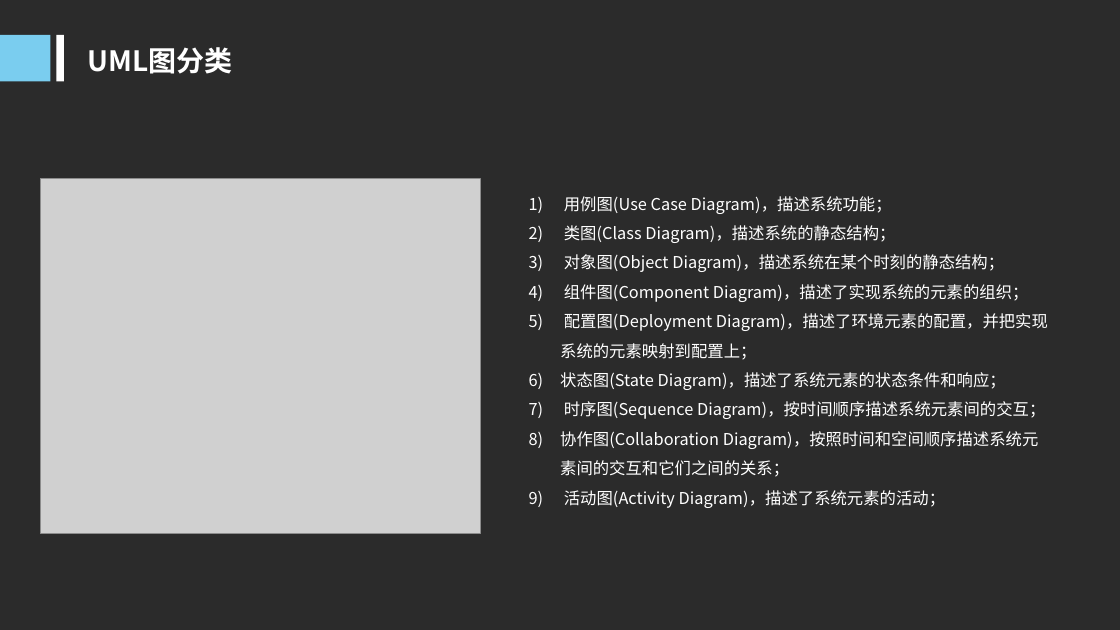
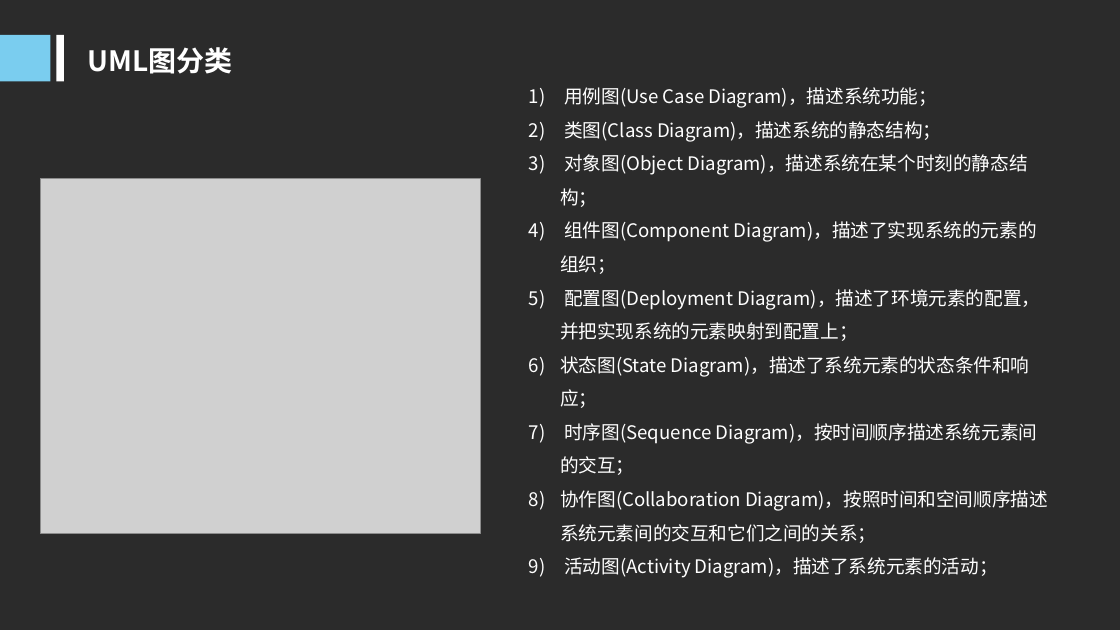
Before and after one commit to woncat/PRD2017, a slide deck: slide 19 of PRD-2017-G25-UML概述PPT V1.0.ppt. Drawn at 1120x630 pixels with LibreOffice and Linux fonts; fonts in the diff are those of the drawing; grey boxes stand for pictures; background and template pictures are left out; a plain dark background stands for a picture behind light text. Boxes give left, top, right and bottom in pixels: in the first picture for what was removed or moved away, otherwise in the second. Text is boxed around its words. In the diff, an @@ line names an element or a change of style, - is before the commit and + after.

```diff
--- a/PRD-2017-G25-UML概述PPT V1.0.ppt
+++ b/PRD-2017-G25-UML概述PPT V1.0.ppt
@@ text "用例图(Use Case Diagram)，描述系统功能；" moved from (x1=560, y1=196, x2=1048, y2=508) to (x1=560, y1=87, x2=1048, y2=578) @@
@@ text "用例图(Use Case Diagram)，描述系统功能；" at (x1=560, y1=87, x2=1048, y2=578): size 14 to 16 pt @@
```
Also in this commit, not shown: 11 other slides changed, 1 slide added.
